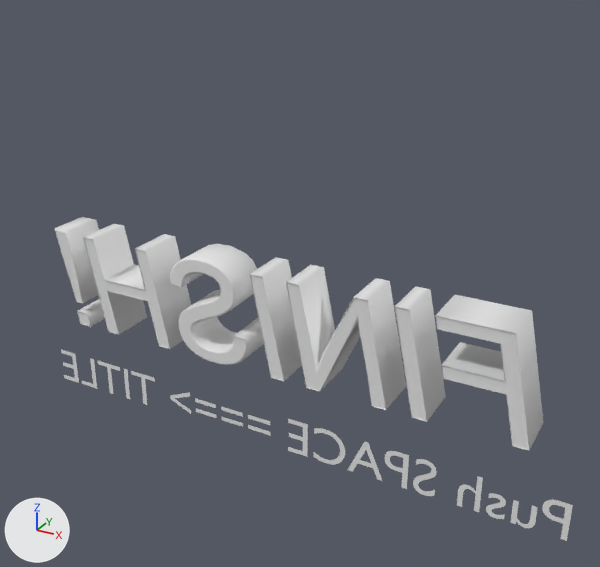
Renders of the OBJ model DirectXGame/Resources/Finish/Finish.obj from each side of a commit.
Both versions are drawn from a camera (50 mm lens) standing at (18.5, -32.5, 21.2) and looking at (0.4, 0.3, 4.7). Every picture has the same lights, and +X, +Y and +Z are marked at lower left. The older version comes first. Where no turn or scale is listed for an object, it has been applied to the vertices.

Before the edit, the objects in view are built like this:
```python
me_テキスト = bpy.data.meshes.new('テキスト')
me_テキスト.from_pydata(...)  # 566 vertices, 525 faces; spans x -14.3..12.6, y -1.3..1.3, z -0.2..5.6
me_テキスト.materials.append(mat_マテリアル)  # its picture is missing
me_テキスト_001 = bpy.data.meshes.new('テキスト.001')
me_テキスト_001.from_pydata(...)  # 671 vertices, 635 faces; spans x -16.2..14.6, y 0.0, z -5.1..-3.0
me_テキスト_001.materials.append(mat_マテリアル_001)  # its picture is missing
ob_テキスト = bpy.data.objects.new('テキスト', me_テキスト)
ob_テキスト.location = (0.0, 0.0, 0.0)
ob_テキスト_001 = bpy.data.objects.new('テキスト.001', me_テキスト_001)
ob_テキスト_001.location = (0.0, 0.0, 0.0)
```
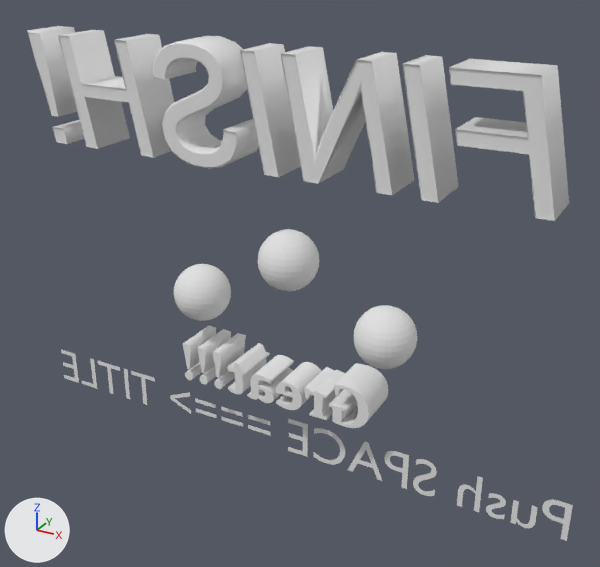
The newer file is also turned or shifted as a whole; pictures and numbers use the older file's frame.

Edits to the bpy script that builds the scene:
```text
Add mat_マテリアル_002:
    mat_マテリアル_002 = principled_material('マテリアル.002')
    mat_マテリアル_002.base_color = (0.8, 0.8, 0.8)  # white #e7e7e7
    mat_マテリアル_002.roughness = 1.0
Add mat_マテリアル_004:
    mat_マテリアル_004 = principled_material('マテリアル.004')
    mat_マテリアル_004.base_color = (0.8, 0.8, 0.8)  # white #e7e7e7
    mat_マテリアル_004.roughness = 1.0
Add mat_マテリアル_003:
    mat_マテリアル_003 = principled_material('マテリアル.003')
    mat_マテリアル_003.base_color = (0.8, 0.8, 0.8)  # white #e7e7e7
    mat_マテリアル_003.roughness = 1.0
Add mat_マテリアル_005:
    mat_マテリアル_005 = principled_material('マテリアル.005')
    mat_マテリアル_005.base_color = (0.8, 0.8, 0.8)  # white #e7e7e7
    mat_マテリアル_005.roughness = 1.0
Change me_テキスト:
    used by ob_テキスト; location = (0.0, 0.0, 0.0)
    remove me_テキスト.from_pydata(...)  # 566 vertices, 525 faces; spans x -14.3..12.6, y -1.3..1.3, z -0.2..5.6
    add me_テキスト.from_pydata(...)  # 566 vertices, 525 faces; spans x -14.5..12.4, y -1.3..1.3, z 10.3..16.1
    me_テキスト part 1: the whole mesh is moved by (-0.2, 0.0, 10.5)
Add me_球_002:
    me_球_002.from_pydata(...)  # a UV sphere (32 segments, 16 rings, poles along z) spanning x 3.71..6.71, y -1.5..1.5, z -0.33..2.67
    me_球_002.materials.append(mat_マテリアル_002)  # white #e7e7e7
Add me_球_001:
    me_球_001.from_pydata(...)  # a UV sphere (32 segments, 16 rings, poles along z) spanning x -6.72..-3.72, y -1.5..1.5, z -0.28..2.72
    me_球_001.materials.append(mat_マテリアル_004)  # white #e7e7e7
Add me_球:
    me_球.from_pydata(...)  # a UV sphere (32 segments, 16 rings, poles along z) spanning x -1.5..1.5, y -1.5..1.5, z 2.55..5.55
    me_球.materials.append(mat_マテリアル_003)  # white #e7e7e7
Add me_テキスト_002:
    me_テキスト_002.from_pydata(...)  # 2608 vertices, 3876 faces; spans x -5.81..5.02, y -1.2..1.2, z -3.57..-1.31
    me_テキスト_002.materials.append(mat_マテリアル_005)  # white #e7e7e7
Add ob_球_002:
    ob_球_002 = bpy.data.objects.new('球.002', me_球_002)
    ob_球_002.location = (-0.07, 0.0, 1.93)
Add ob_球_001:
    ob_球_001 = bpy.data.objects.new('球.001', me_球_001)
    ob_球_001.location = (-0.07, 0.0, 1.93)
Add ob_球:
    ob_球 = bpy.data.objects.new('球', me_球)
    ob_球.location = (-0.07, 0.0, 1.93)
Add ob_テキスト_002:
    ob_テキスト_002 = bpy.data.objects.new('テキスト.002', me_テキスト_002)
    ob_テキスト_002.location = (-0.07, 0.0, 1.93)
```

What differs and where, as boxes (x1, y1, x2, y2) in the pictures (600 x 567 px):
'テキスト', moved
    before: (55, 217, 544, 451)
    after: (27, 26, 569, 221)
'テキスト.002', added
    after: (183, 326, 388, 428)
'球.002', added
    after: (353, 305, 417, 369)
'球', added
    after: (258, 229, 319, 291)
'球.001', added
    after: (174, 264, 231, 321)
